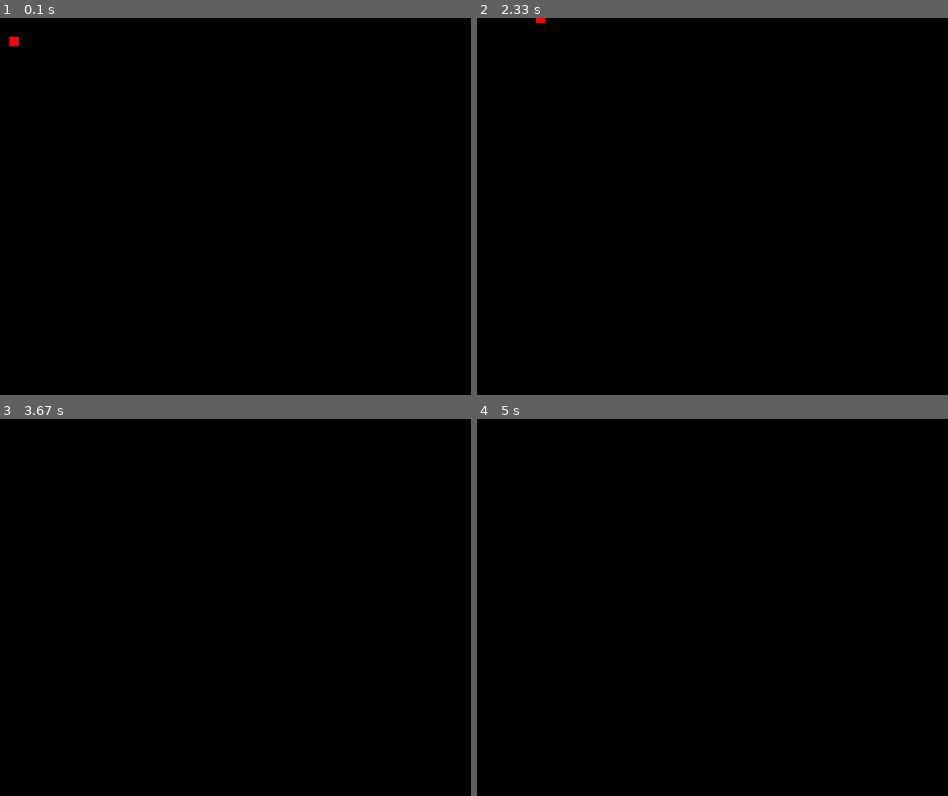
Above: before the commit, frames 1-4 (two rows, left to right).
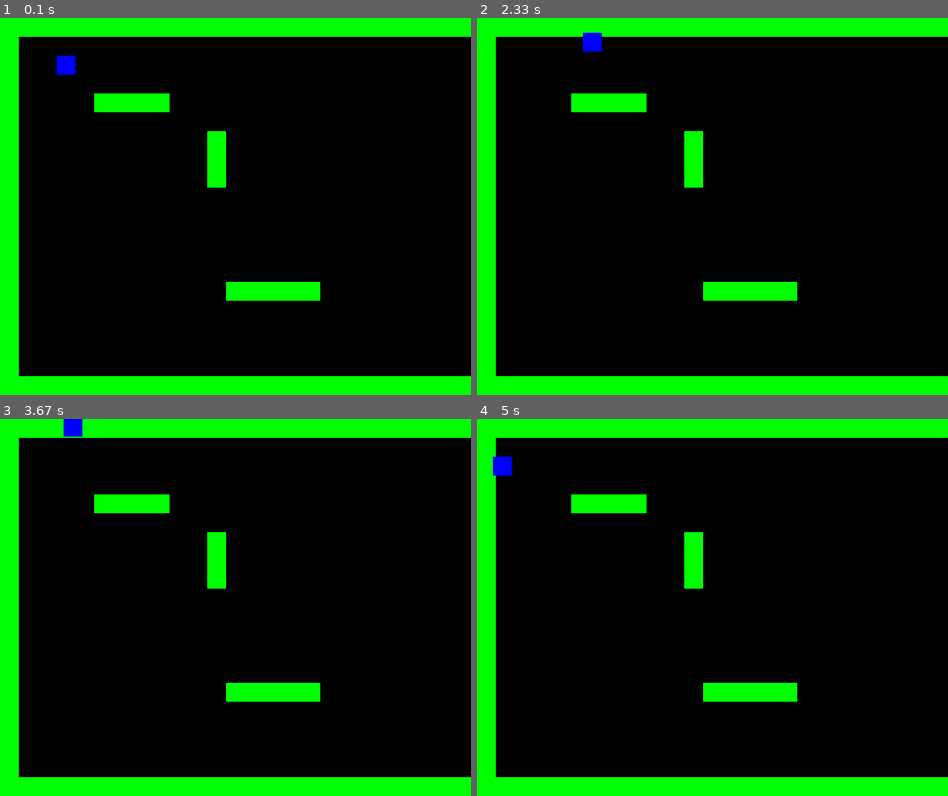
Above: after the commit, the same moments.

Repository: mdai008/pygame2022
Game: pygame game, started from src/main.py
The game is run twice, just before and just after one commit, with the same random seed, the same clock (stepped at 60 frames per second) and the same inputs.
Inputs:
- Up to frame 1 (0.1 s): no input
- Up to frame 2 (2.33 s): hold D 0.33-0.8 s; hold W 0.83-1.13 s; hold S from 2.23 s (still down)
- Up to frame 3 (3.67 s): release S at 2.53 s; hold A 2.57-2.97 s; hold W 3-3.37 s
- Up to frame 4 (5 s): hold S 4.07-4.43 s; hold A 4.47-4.93 s; hold D from 4.97 s (still down)

The runs differ from the first frame. In frame 1, 16% of the frame differs, in the area x 0-100%, y 0-100%; in frame 2, 16%; in frame 3, 16%; in frame 4, 16%.

Commit message:
add tile map

Diff:
--- a/src/main.py
+++ b/src/main.py
@@ -9,13 +9,21 @@
         # self._font = pg.font.Font("Arial", 32)
         self.isRunning = True
 
+    def createMap(self): #create tile map
+        for i, row in enumerate(tileMap):
+            for j, column in enumerate(row):
+                if column == "X":
+                    wall(self, j, i)
+                if column == "P":
+                    player(self, j, i)
+
     def newGame(self): #initializes variables when game starts
         self._isPlaying = True
         self.allSprites = pg.sprite.LayeredUpdates()
-        self._walls = pg.sprite.LayeredUpdates()
-        self._enemies = pg.sprite.LayeredUpdates()
+        self.walls = pg.sprite.LayeredUpdates()
+        self.enemies = pg.sprite.LayeredUpdates()
         self._attacks = pg.sprite.LayeredUpdates()
-        self._player = player(self, 1, 2)
+        self.createMap()
 
     def events(self): #key inputs
         for event in pg.event.get():
--- a/src/sprites.py
+++ b/src/sprites.py
@@ -5,11 +5,14 @@
 
 #variables
 WIN_WIDTH, WIN_HEIGHT = 800, 640
-TILE_SIZE = 16
+TILE_SIZE = 32
 FPS = 60
-PLAYER_LAYER = 1
+PLAYER_LAYER = 2
+WALL_LAYER = 1
 PLAYER_SPEED = 3
 RED = (255, 0, 0)
+GREEN = (0, 255, 0)
+BLUE = (0, 0, 255)
 BLACK = (0, 0, 0)
 
 
@@ -27,7 +30,7 @@
         self._y = y * TILE_SIZE
 
         self.image = pg.Surface([self._width, self._height])
-        self.image.fill(RED)
+        self.image.fill(BLUE)
 
         self.rect = self.image.get_rect()
         self.rect.x = self._x
@@ -58,3 +61,57 @@
         if keys[pg.K_s]:
             self._yChange += PLAYER_SPEED
             self._facing = "down"
+
+    #wall class
+class wall(pg.sprite.Sprite):
+    def __init__(self, g, x, y):
+        self._game = g
+        self._layer = WALL_LAYER
+        self._groups = self._game.allSprites, self._game.walls
+        pg.sprite.Sprite.__init__(self, self._groups)
+
+        self._width = TILE_SIZE
+        self._height = TILE_SIZE
+        self._x = x * TILE_SIZE
+        self._y = y * TILE_SIZE
+
+        self.image = pg.Surface([self._width, self._height])
+        self.image.fill(GREEN)
+
+        self.rect = self.image.get_rect()
+        self.rect.x = self._x
+        self.rect.y = self._y
+
+
+
+
+
+
+
+
+
+
+
+#map boundaries
+tileMap = [
+    "XXXXXXXXXXXXXXXXXXXXXXXXXXXXXXXXXXXXXXXXXXXXXXXXXX",
+    "X................................................X",
+    "X..P.............................................X",
+    "X................................................X",
+    "X....XXXX........................................X",
+    "X................................................X",
+    "X..........X.....................................X",
+    "X..........X.....................................X",
+    "X..........X.....................................X",
+    "X................................................X",
+    "X................................................X",
+    "X................................................X",
+    "X................................................X",
+    "X................................................X",
+    "X...........XXXXX................................X",
+    "X................................................X",
+    "X................................................X",
+    "X................................................X",
+    "X................................................X",
+    "XXXXXXXXXXXXXXXXXXXXXXXXXXXXXXXXXXXXXXXXXXXXXXXXXX",
+]
